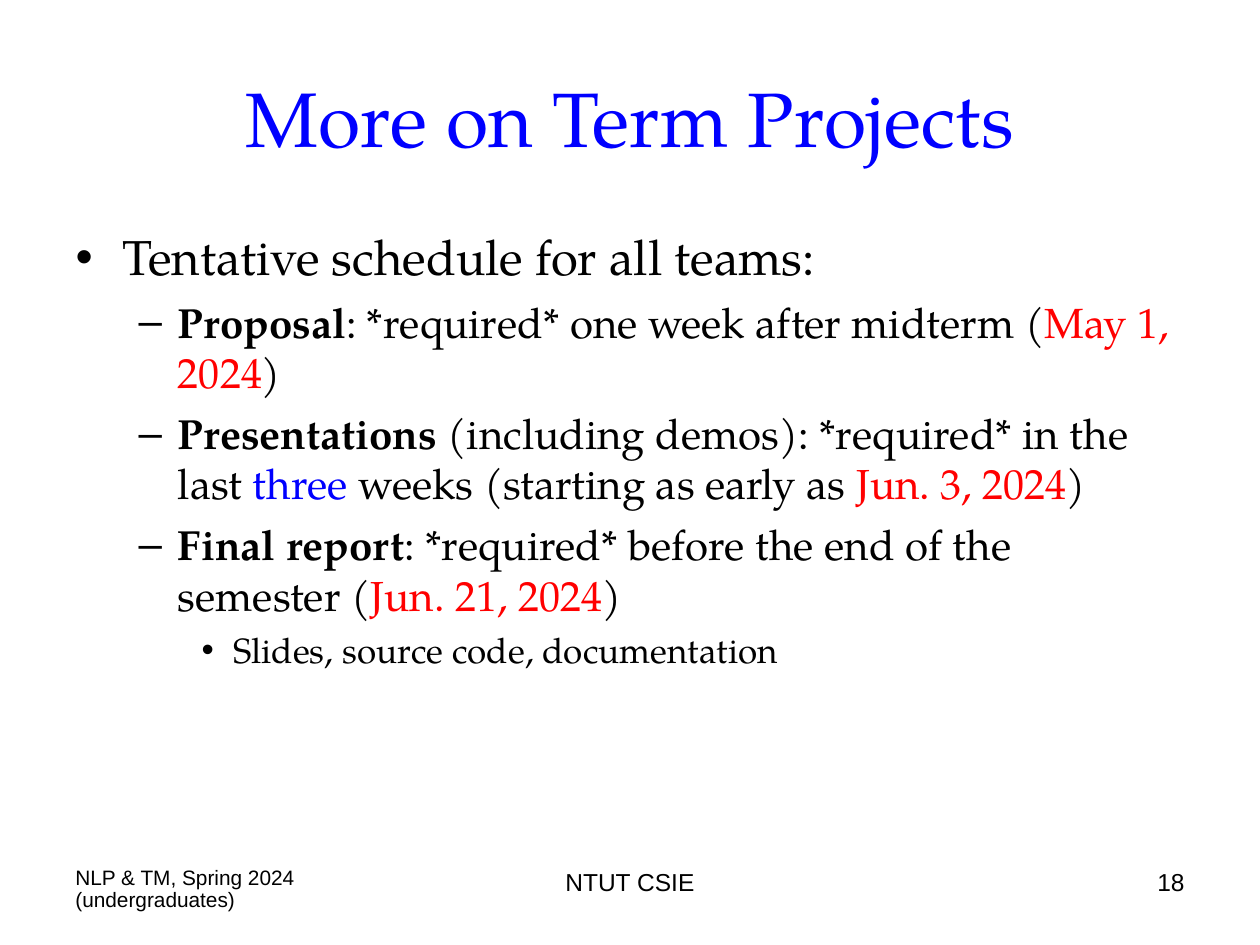
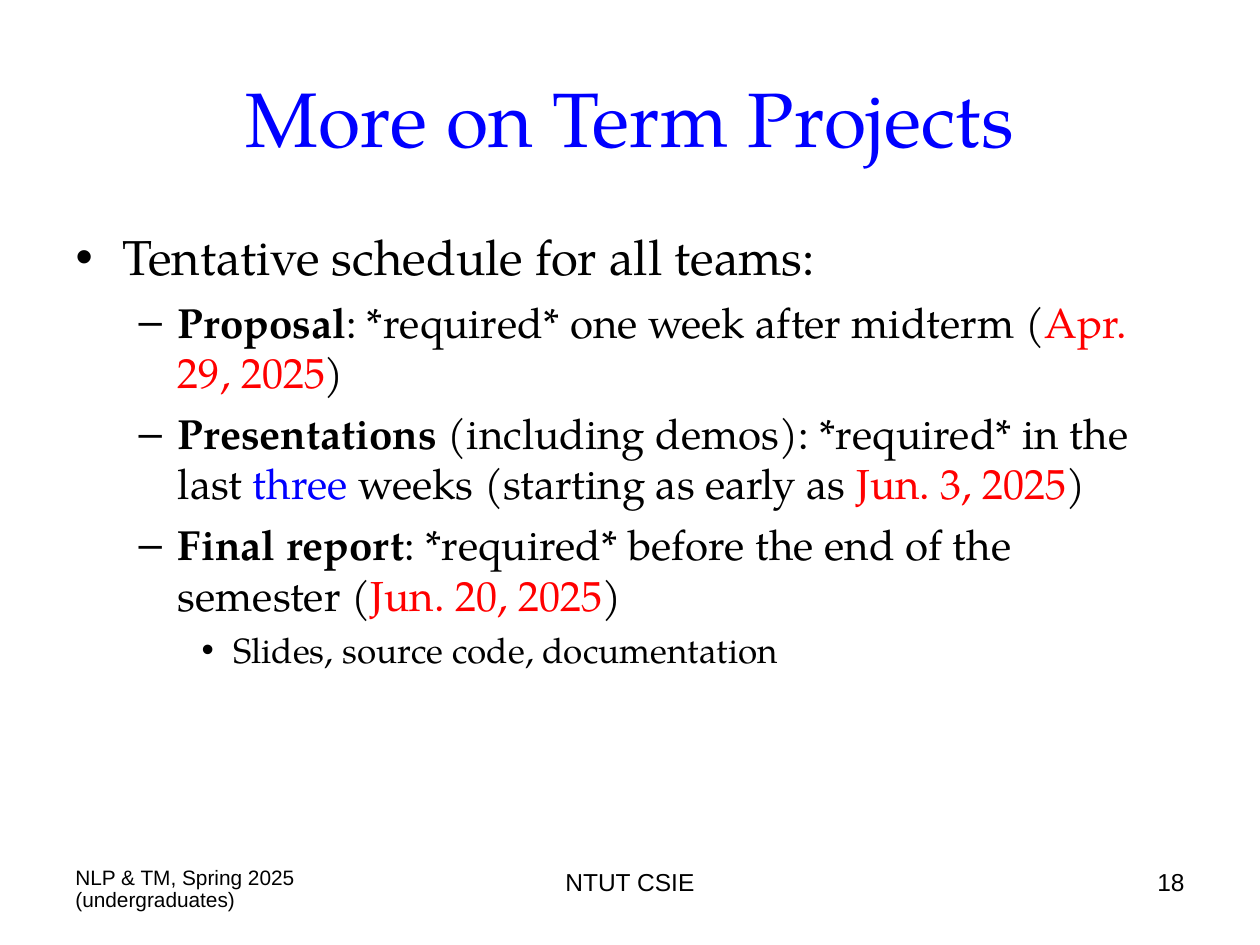
Before and after one commit to chriswjh/chriswjh.github.io, a slide deck: slide 18 of NLP_TM/00-Overview.ppt. Drawn at 1260x945 pixels with LibreOffice and Linux fonts; fonts in the diff are those of the drawing. Boxes give left, top, right and bottom in pixels: in the first picture for what was removed or moved away, otherwise in the second. Text is boxed around its words. In the diff, an @@ line names an element or a change of style, - is before the commit and + after.

```diff
--- a/NLP_TM/00-Overview.ppt
+++ b/NLP_TM/00-Overview.ppt
@@ text at (178, 307, 1129, 621): text changed @@
-  – Proposal: *required* one week after midterm (May 1, 2024)
-  – Presentations (including demos): *required* in the last three weeks (starting as early as Jun. 3, 2024)
-  – Final report: *required* before the end of the semester (Jun. 21, 2024)
+  – Proposal: *required* one week after midterm (Apr. 29, 2025)
+  – Presentations (including demos): *required* in the last three weeks (starting as early as Jun. 3, 2025)
+  – Final report: *required* before the end of the semester (Jun. 20, 2025)
@@ text at (75, 870, 294, 912): text changed @@
-NLP & TM, Spring 2024 (undergraduates)
+NLP & TM, Spring 2025 (undergraduates)
```
Also in this commit, not shown: 45 other slides changed.
